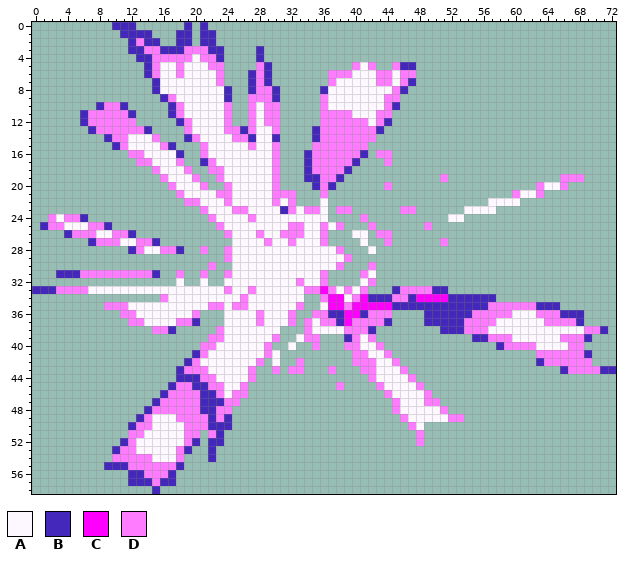
Two versions of one sprite sheet, Gondola-pk3/sprites/MM3/Hardman/CRITC0.png. Above: the version before the commit.
The file is 73x59 pixels.
Palette (. is transparent): A #fdf7ff  B #4428bc  C #ff00ff  D #ff7bff
The result:
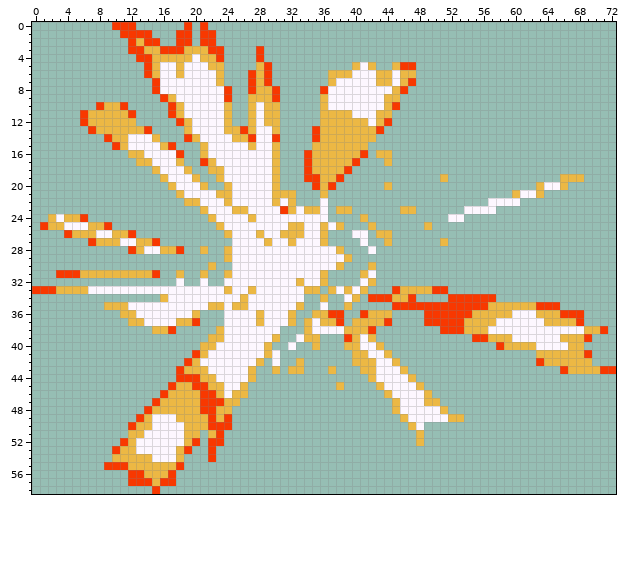
The edit:
colour B: #4428bc -> #f83800
colour D: #ff7bff -> #ecb844
Changed rows in their new state; - is a pixel that keeps its letter.
first column x 36:
33 .---------------
34 -..--.------....
35 -..-.....-------
36 ---..-----------
37 ---.------------
Changed places in both pictures, as pixel boxes (x1, y1, x2, y2):
changed: (32, 22, 616, 494)
